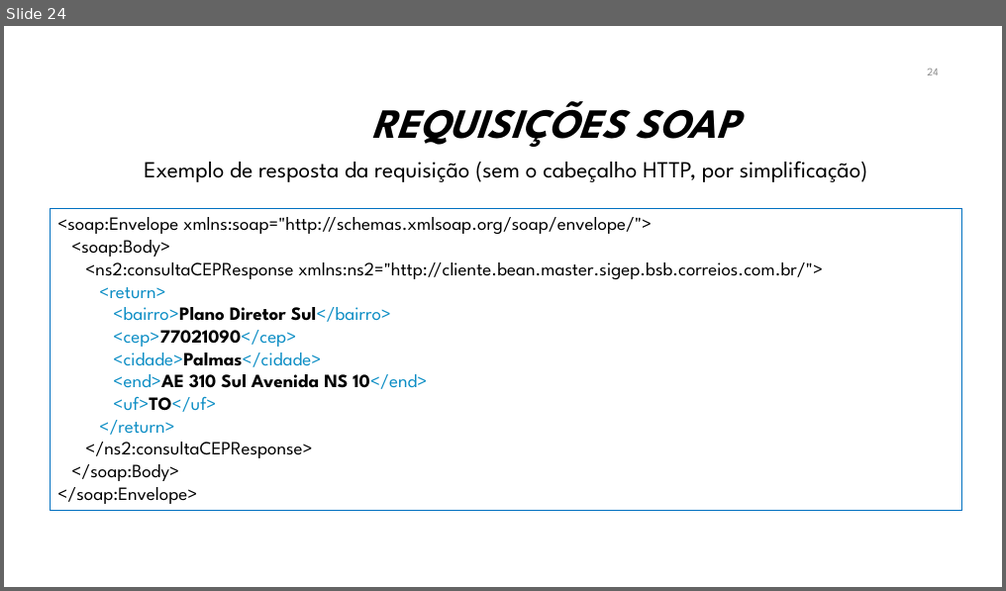
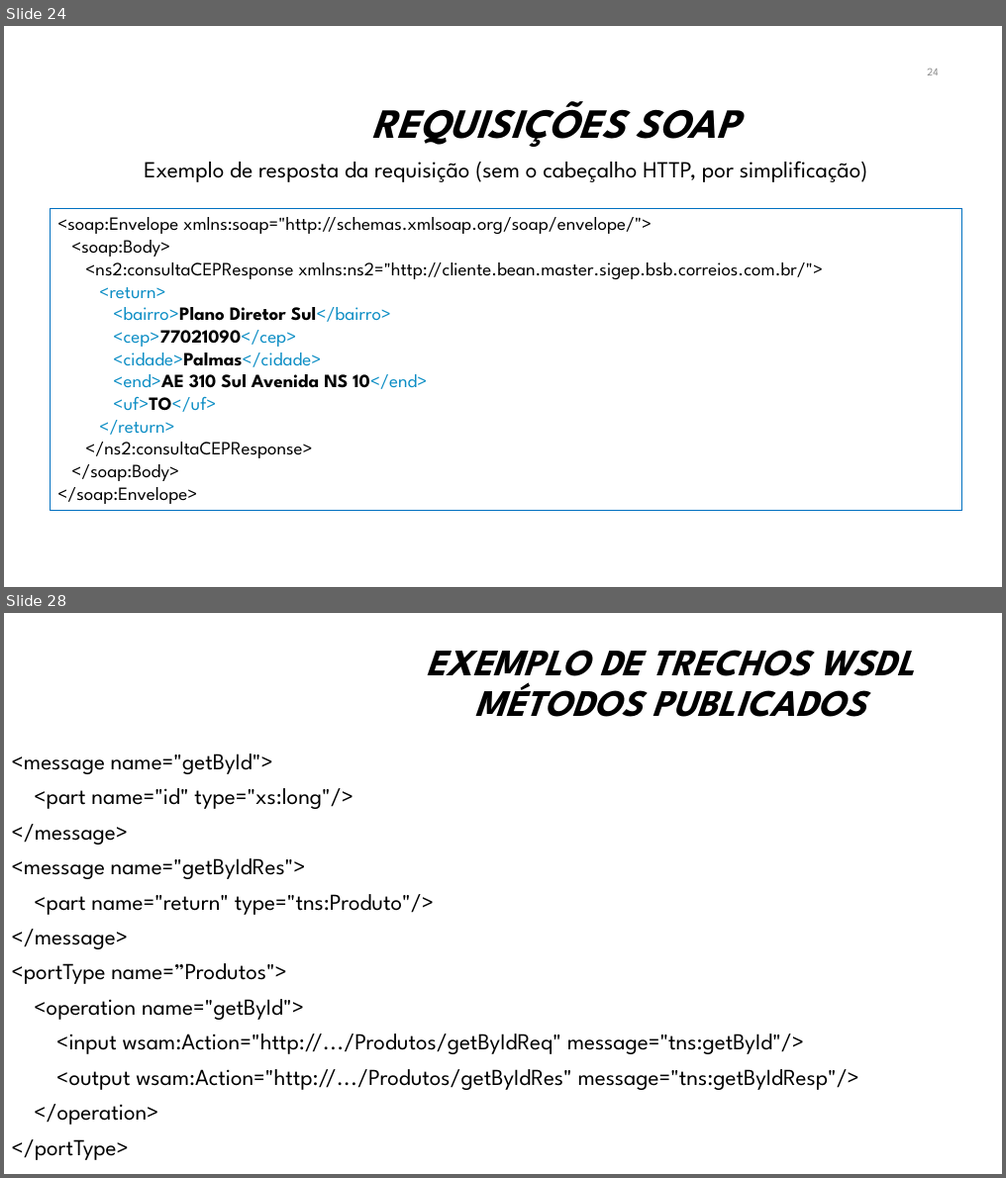
Before and after one commit to manoelcampos/sistemas-distribuidos, a slide deck: projects/08-webservices/webservices.pptx. Shown one above the other, each under a label of ours: slide 24 before the commit, slides 24 and 28 after it; the slides between them are not shown. The pictures are 1006x591 and 1006x1178 pixels, drawn with LibreOffice and Linux fonts; fonts in the diff are those of the drawing; background and template pictures are left out. Boxes give left, top, right and bottom in pixels: in the first picture for what was removed or moved away, otherwise in the second. Text is boxed around its words. In the diff, an @@ line names an element or a change of style, - is before the commit and + after.

```diff
--- a/projects/08-webservices/webservices.pptx
+++ b/projects/08-webservices/webservices.pptx
@@ slide 28 added at box(4, 613, 1002, 1174), background #FFFFFF @@
@@ title added at box(427, 650, 915, 717), 36 pt, text #000000, bold, italic @@
+EXEMPLO DE TRECHOS WSDL
+MÉTODOS PUBLICADOS
@@ text added at box(12, 754, 860, 1160), 22 pt, text #000000 @@
+<message name="getById">
+<part name="id" type="xs:long"/>
+</message>
+<message name="getByIdRes">
+<part name="return" type="tns:Produto"/>
+</message>
+<portType name=”Produtos">
+<operation name="getById">
+<input wsam:Action="http://.../Produtos/getByIdReq" message="tns:getById"/>
+<output wsam:Action="http://.../Produtos/getByIdRes" message="tns:getByIdResp"/>
+</operation>
+</portType>
```
Also in this commit, not shown: 3 slides changed, 3 other slides added, 5 other files.
